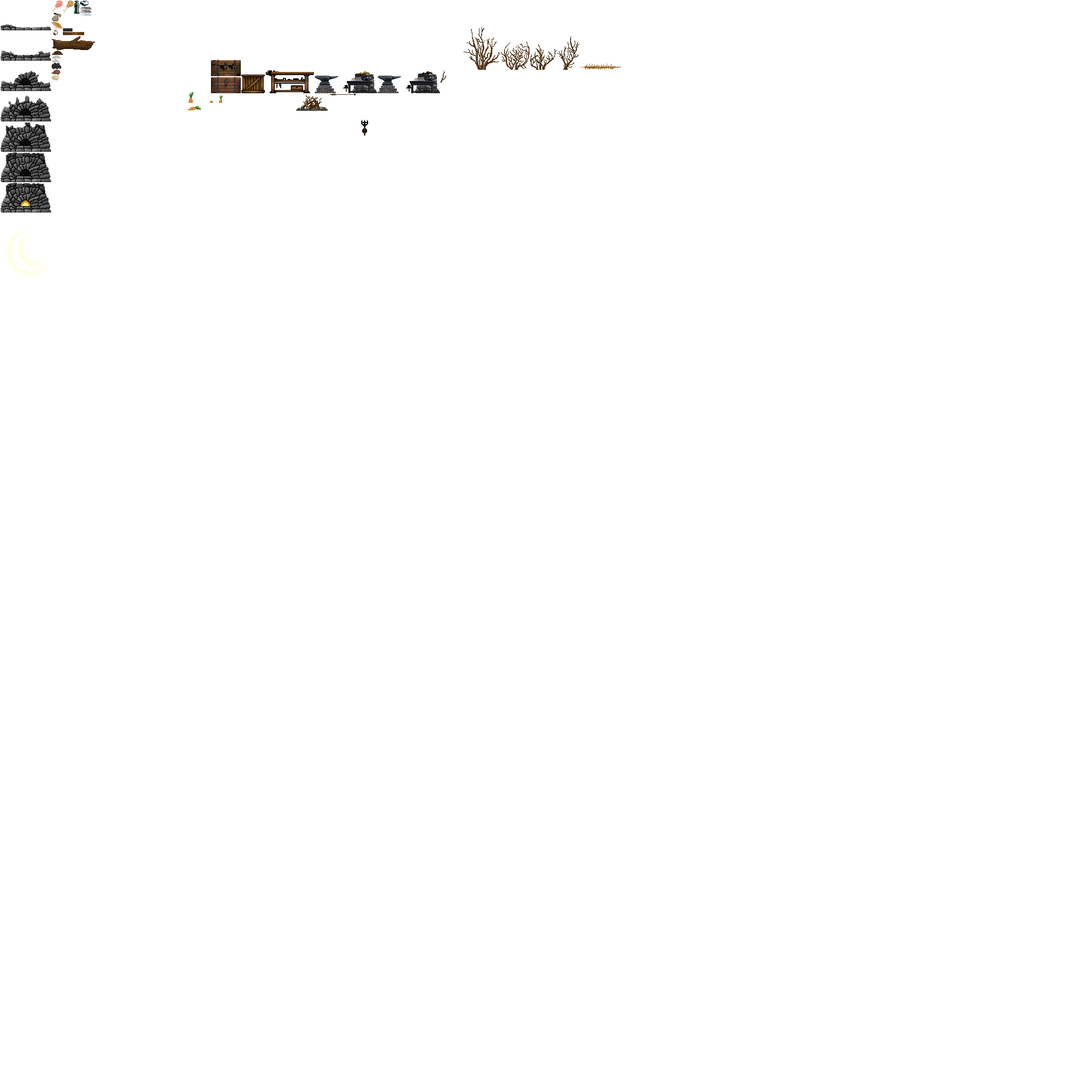
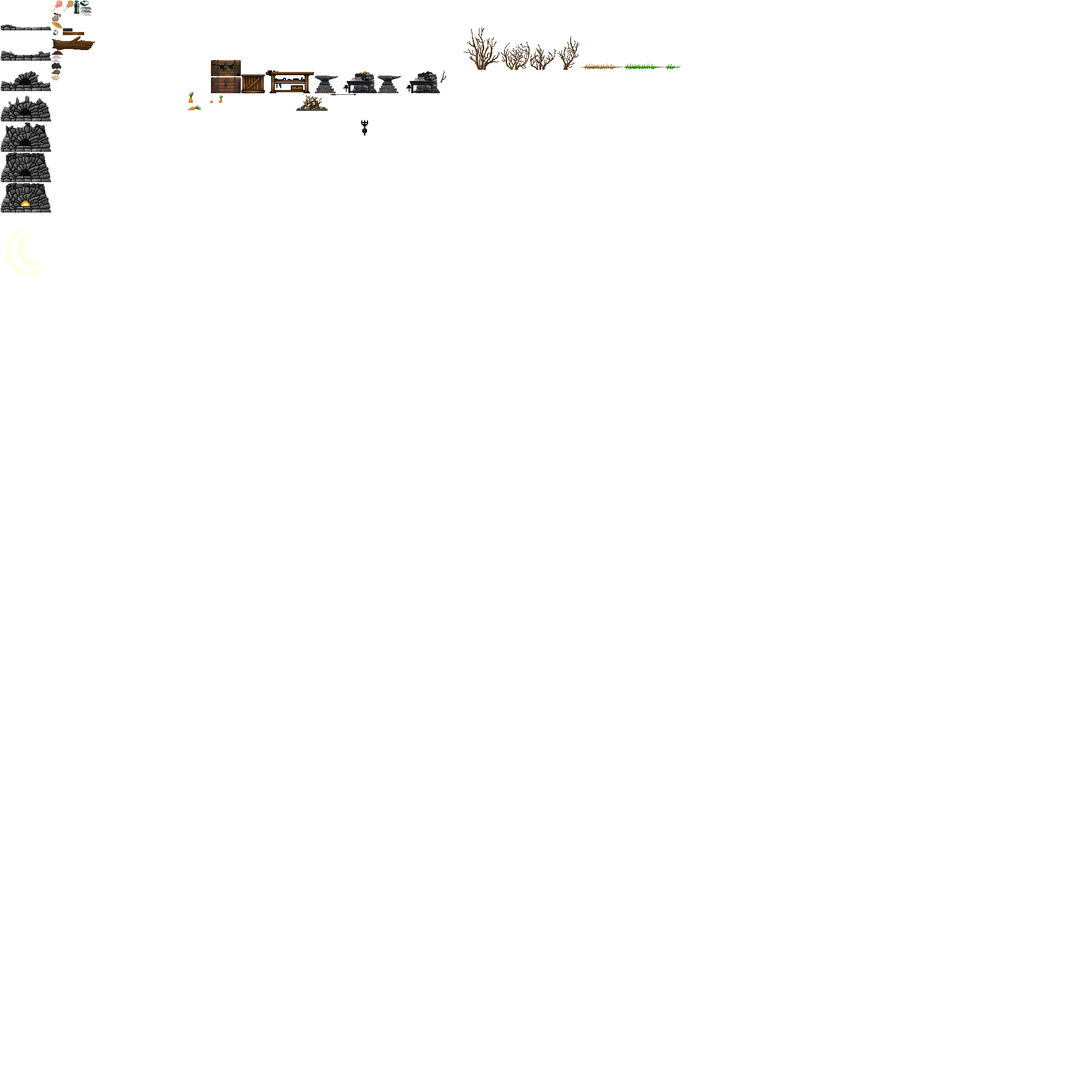
Before/after of a 1091 x 1091 layered artwork. What changed in the layer stack:
painted on "Textures" over [621, 63, 681, 70]
